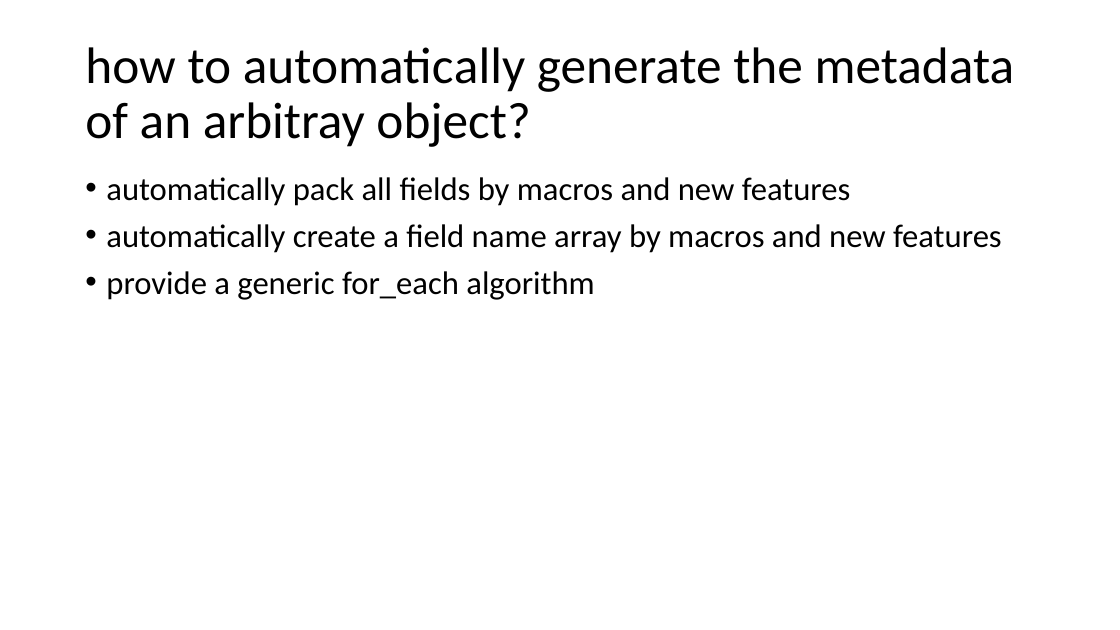
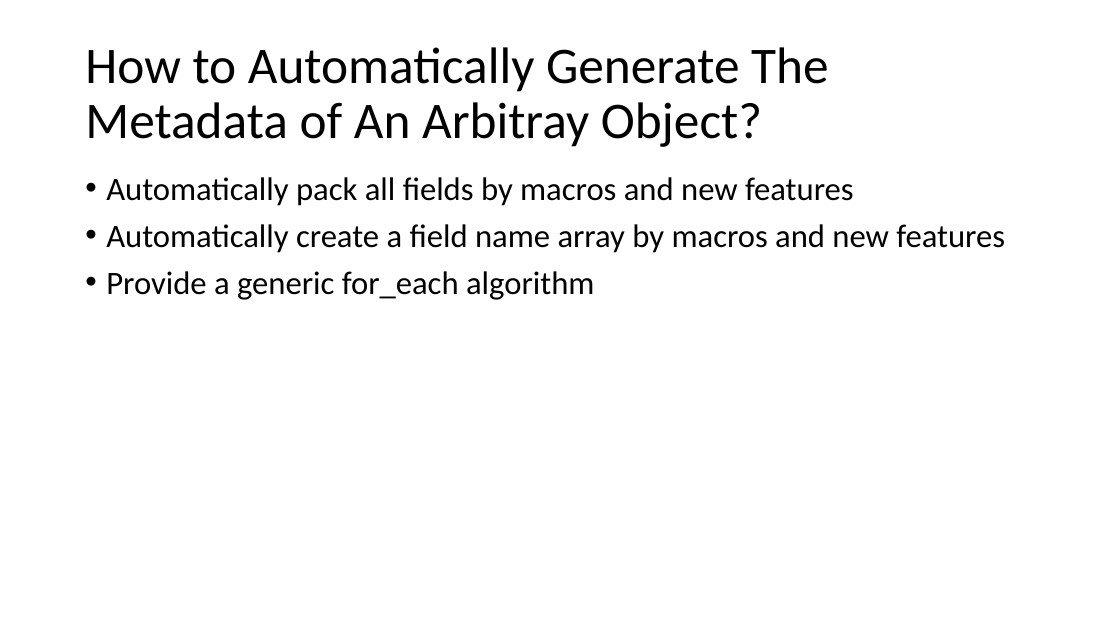
Before and after one commit to qicosmos/cppcon2017, a slide deck: slide 30 of cppcon2017.pptx. Drawn at 1120x630 pixels with LibreOffice and Linux fonts; fonts in the diff are those of the drawing. Boxes give left, top, right and bottom in pixels: in the first picture for what was removed or moved away, otherwise in the second. Text is boxed around its words. In the diff, an @@ line names an element or a change of style, - is before the commit and + after.

```diff
--- a/cppcon2017.pptx
+++ b/cppcon2017.pptx
@@ title at (x1=85, y1=47, x2=828, y2=147): text changed @@
-how to automatically generate the metadata of an arbitray object?
+How to Automatically Generate The Metadata of An Arbitray Object?
@@ text at (x1=106, y1=177, x2=1005, y2=300): text changed @@
-• automatically pack all fields by macros and new features
-• automatically create a field name array by macros and new features
-• provide a generic for_each algorithm
+• Automatically pack all fields by macros and new features
+• Automatically create a field name array by macros and new features
+• Provide a generic for_each algorithm
```
Also in this commit, not shown: 36 other slides changed.
